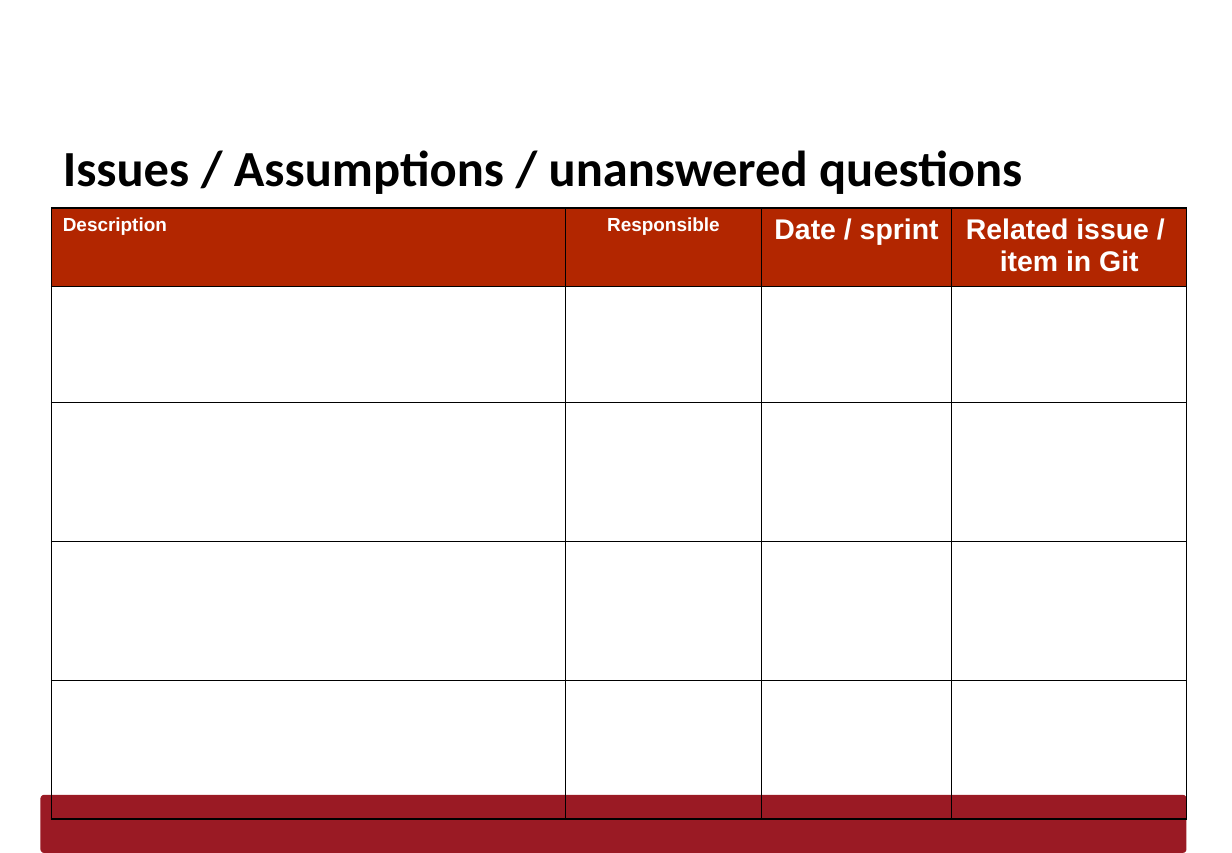
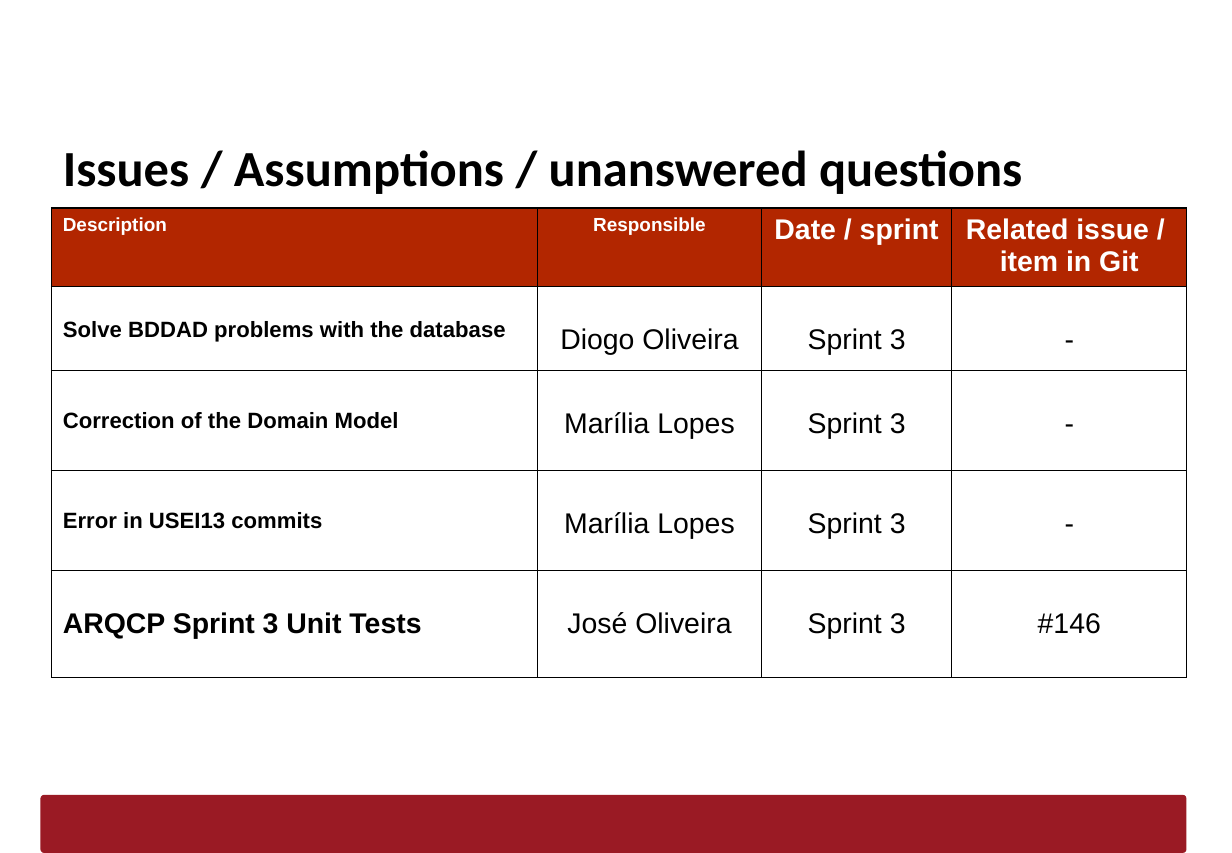
Before and after one commit to AfonsoMachado1892/Logistics-on-Rails, a slide deck: slide 10 of Scrum/sprint3/Report/LAPR3-Report-Sprint3_G092.pptx. Drawn at 1232x853 pixels with LibreOffice and Linux fonts; fonts in the diff are those of the drawing; background and template pictures are left out. Boxes give left, top, right and bottom in pixels: in the first picture for what was removed or moved away, otherwise in the second. Text is boxed around its words. In the diff, an @@ line names an element or a change of style, - is before the commit and + after.

```diff
--- a/Scrum/sprint3/Report/LAPR3-Report-Sprint3_G092.pptx
+++ b/Scrum/sprint3/Report/LAPR3-Report-Sprint3_G092.pptx
@@ table at (51, 208, 1186, 644) @@
-row 2:  |  |  | 
+row 2: Solve BDDAD problems with the database | Diogo Oliveira | Sprint 3 | -
-row 3:  |  |  | 
+row 3: Correction of the Domain Model | Marília Lopes | Sprint 3 | -
-row 4:  |  |  | 
+row 4: Error in USEI13 commits | Marília Lopes | Sprint 3 | -
-row 5:  |  |  | 
+row 5: ARQCP Sprint 3 Unit Tests | José Oliveira | Sprint 3 | #146
```
Also in this commit, not shown: 4 other slides changed, 1 other file.
